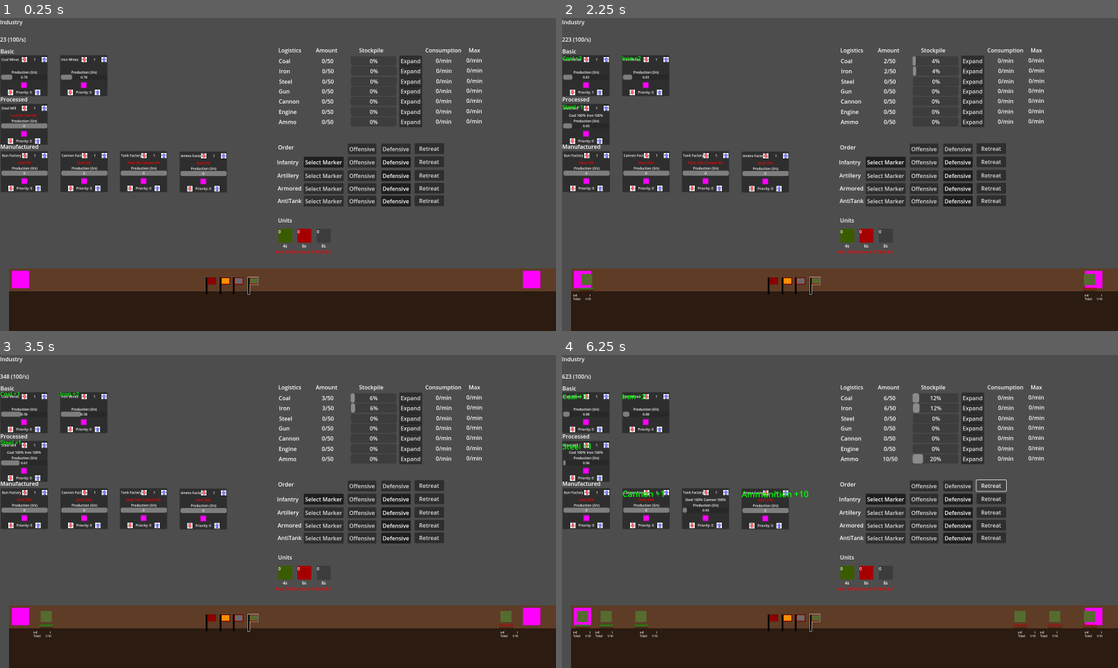
Above: before the commit, frames 1-4 (two rows, left to right).
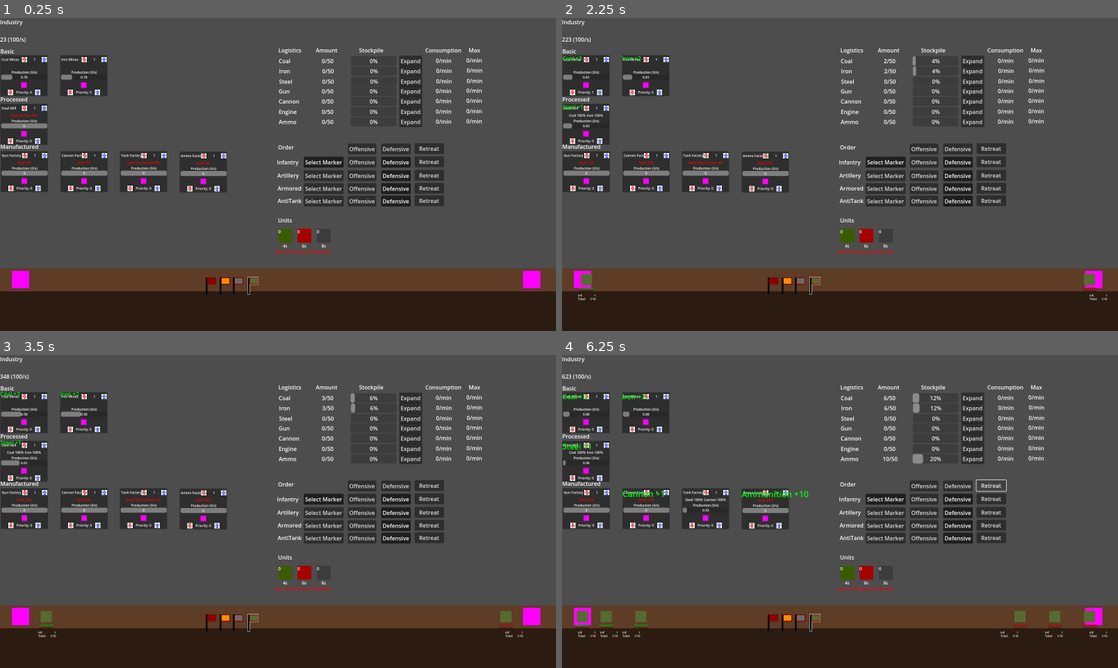
Above: after the commit, the same moments.

Repository: dwlee0802/AttritionWarfare
Game: Godot game, scene res://Scenes/game.tscn
Two runs of this game, one before a commit and one after it. Both use one fixed random seed, a clock stepped at 60 frames per second and the inputs below.
Inputs (mouse positions are in pixels of both pictures, inside the frame that each line leads up to):
- Up to frame 1 (0.25 s): no input
- Up to frame 2 (2.25 s): click (606, 58) at 0.52 s; click (584, 58) at 1.27 s; click (600, 93) at 2.02 s
- Up to frame 3 (3.5 s): click (11, 430) at 2.77 s
- Up to frame 4 (6.25 s): click "Expand" at 3.5 s; click "Offensive" at 4.25 s; click "Defensive" at 5 s; click "Retreat" at 5.75 s

The runs differ from the first frame. In frame 1, 0.3% of the frame differs, in the area x 0-2%, y 80-100%; in frame 2, 0.4%; in frame 3, 0.4%; in frame 4, 0.6%, in the area x 0-99%, y 80-100%.

Commit message:
Map panning control added.

Diff:
--- a/Scenes/Unit.tscn
+++ b/Scenes/Unit.tscn
@@ -33,8 +33,6 @@
 [node name="Unit" type="CharacterBody2D"]
 collision_mask = 0
 script = ExtResource("1_y5a62")
-speed = null
-isPlayerUnit = null
 
 [node name="Sprite2D" type="Sprite2D" parent="."]
 process_mode = 1
--- /dev/null
+++ b/Scenes/World.gd
@@ -0,0 +1,15 @@
+extends Control
+
+const MAP_PAN_SPEED: int = 200
+
+# Called when the node enters the scene tree for the first time.
+func _ready():
+	pass # Replace with function body.
+
+
+# Called every frame. 'delta' is the elapsed time since the previous frame.
+func _process(delta):
+	if Input.is_action_pressed("pan_map_left"):
+		global_position += Vector2.LEFT * MAP_PAN_SPEED * delta
+	if Input.is_action_pressed("pan_map_right"):
+		global_position += Vector2.RIGHT * MAP_PAN_SPEED * delta
--- a/Scenes/game.tscn
+++ b/Scenes/game.tscn
@@ -16,6 +16,7 @@
 [ext_resource type="ButtonGroup" uid="uid://wj5dpb8njxdy" path="res://Misc/artillery_order_button_group.tres" id="9_l64jy"]
 [ext_resource type="ButtonGroup" uid="uid://6mx1hky7l8wr" path="res://Misc/armored_order_button_group.tres" id="10_v5opw"]
 [ext_resource type="ButtonGroup" uid="uid://cw040k3tugkfl" path="res://Misc/antitank_order_button_group.tres" id="11_tirxr"]
+[ext_resource type="Script" path="res://Scenes/World.gd" id="16_g4x6a"]
 [ext_resource type="PackedScene" uid="uid://vpwwfpyp3c50" path="res://command_marker.tscn" id="17_uqvni"]
 [ext_resource type="PackedScene" uid="uid://ps851n03q6ik" path="res://Scenes/block.tscn" id="19_n67nq"]
 
@@ -1047,6 +1048,7 @@
 grow_horizontal = 2
 grow_vertical = 2
 mouse_filter = 2
+script = ExtResource("16_g4x6a")
 
 [node name="PlayerHQ" type="StaticBody2D" parent="World"]
 position = Vector2(59, 752)
@@ -1116,7 +1118,7 @@
 anchor_top = 0.8
 anchor_right = 1.0
 anchor_bottom = 1.0
-offset_right = 500.0
+offset_right = 400.0
 grow_horizontal = 2
 theme_override_constants/separation = 0
 alignment = 1
--- a/Scripts/Unit.gd
+++ b/Scripts/Unit.gd
@@ -76,6 +76,7 @@
 func _physics_process(delta):
 	var results = attackArea.get_overlapping_bodies()
 
+	# dont try to attack when retreating
 	if OrderTab.orderDict[unitData.unitType] != Enums.OrderType.Retreat and len(results) > 0:
 		attackTarget = FindClosest(results)
 		if attackTimer.is_stopped():
--- a/project.godot
+++ b/project.godot
@@ -26,6 +26,16 @@
 "events": [Object(InputEventMouseButton,"resource_local_to_scene":false,"resource_name":"","device":-1,"window_id":0,"a …(255 unchanged characters)…
 ]
 }
+pan_map_right={
+"deadzone": 0.5,
+"events": [Object(InputEventKey,"resource_local_to_scene":false,"resource_name":"","device":-1,"window_id":0,"alt_pressed":false,"shift_pressed":false,"ctrl_pressed":false,"meta_pressed":false,"pressed":false,"keycode":0,"physical_keycode":68,"key_label":0,"unicode":100,"echo":false,"script":null)
+]
+}
+pan_map_left={
+"deadzone": 0.5,
+"events": [Object(InputEventKey,"resource_local_to_scene":false,"resource_name":"","device":-1,"window_id":0,"alt_pressed":false,"shift_pressed":false,"ctrl_pressed":false,"meta_pressed":false,"pressed":false,"keycode":0,"physical_keycode":65,"key_label":0,"unicode":97,"echo":false,"script":null)
+]
+}
 
 [layer_names]
 
Not shown: 1 places in Scenes/game.tscn that only renumber resources
